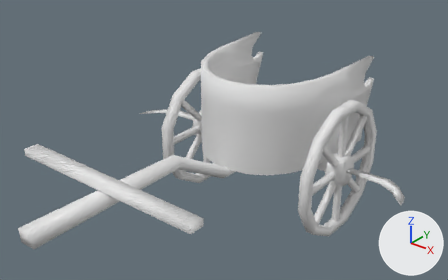
Two versions of the COLLADA model binaries/data/mods/public/art/meshes/structural/pers_chariot_b.dae, one commit apart.
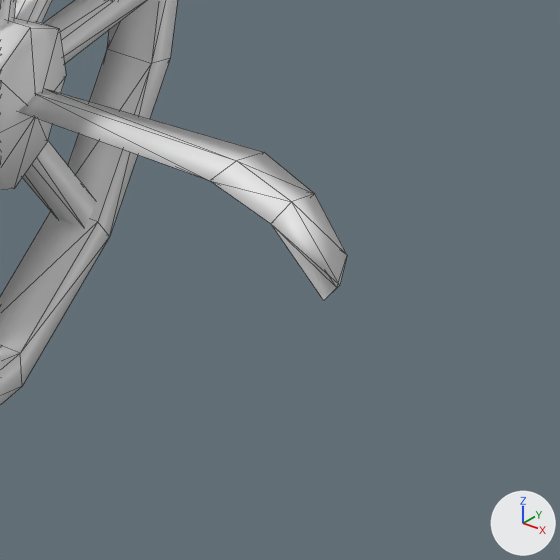
Each version appears first whole from a 50 mm lens placed at (0.2159, -0.2451, 0.2337), pointed at (0.0048, 0.0189, 0.07), and next in a close-up on the part from 77% to 99% of the width and 54% to 90% of the height. Arrows for +X, +Y and +Z are at lower right; the lights stay in place. The close-ups show mesh edges as thin lines. Where no turn or scale is listed for an object, it has been applied to the vertices.

Objects in the first close-up: 'chariotb'.
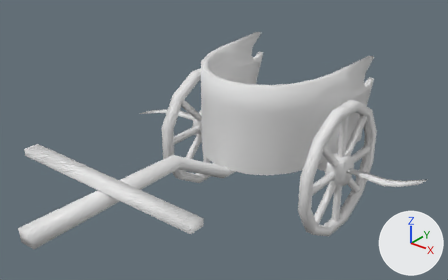
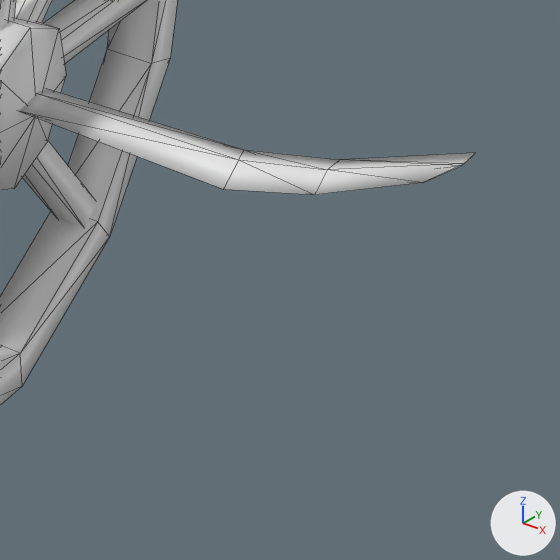
The change, as a list of edits to the scene's bpy script:
```text
Change me_chariotb:
    where me_chariotb.from_pydata(...)  # 433 vertices, 724 faces; spans x -0.105..0.105, y -0.119..0.127, z 0.0..0.104
    used by ob_chariotb; location = (0.0, 0.0, 0.0)
    me_chariotb part 1: the loose piece of 16 vertices spanning x 0.061..0.105, y 0.054..0.079, z 0.045..0.046 is turned -180 degrees about the x axis through its middle, then moved by (0.0, 0.015, 0.0)
```

Boxes (x1, y1, x2, y2) around the edits, measured in the close-ups (560 x 560 px; the box of a moved part takes in the faces that stretch with it):
'chariotb', reshaped
    before: (0, 0, 347, 405)
    after: (0, 0, 475, 405)
part 1 of me_chariotb, moved or reshaped
    before: (19, 89, 347, 300)
    after: (19, 88, 475, 195)
